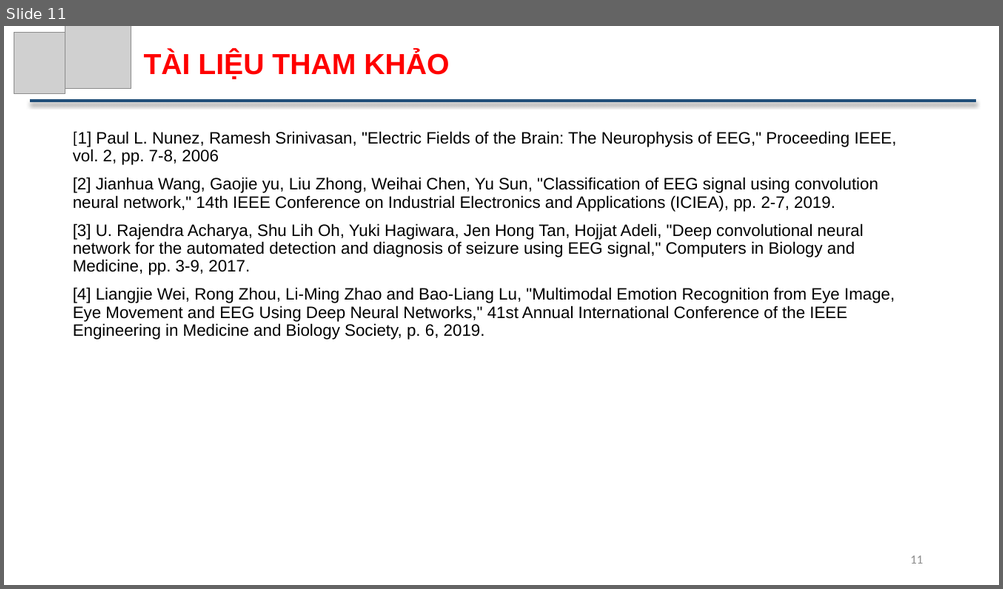
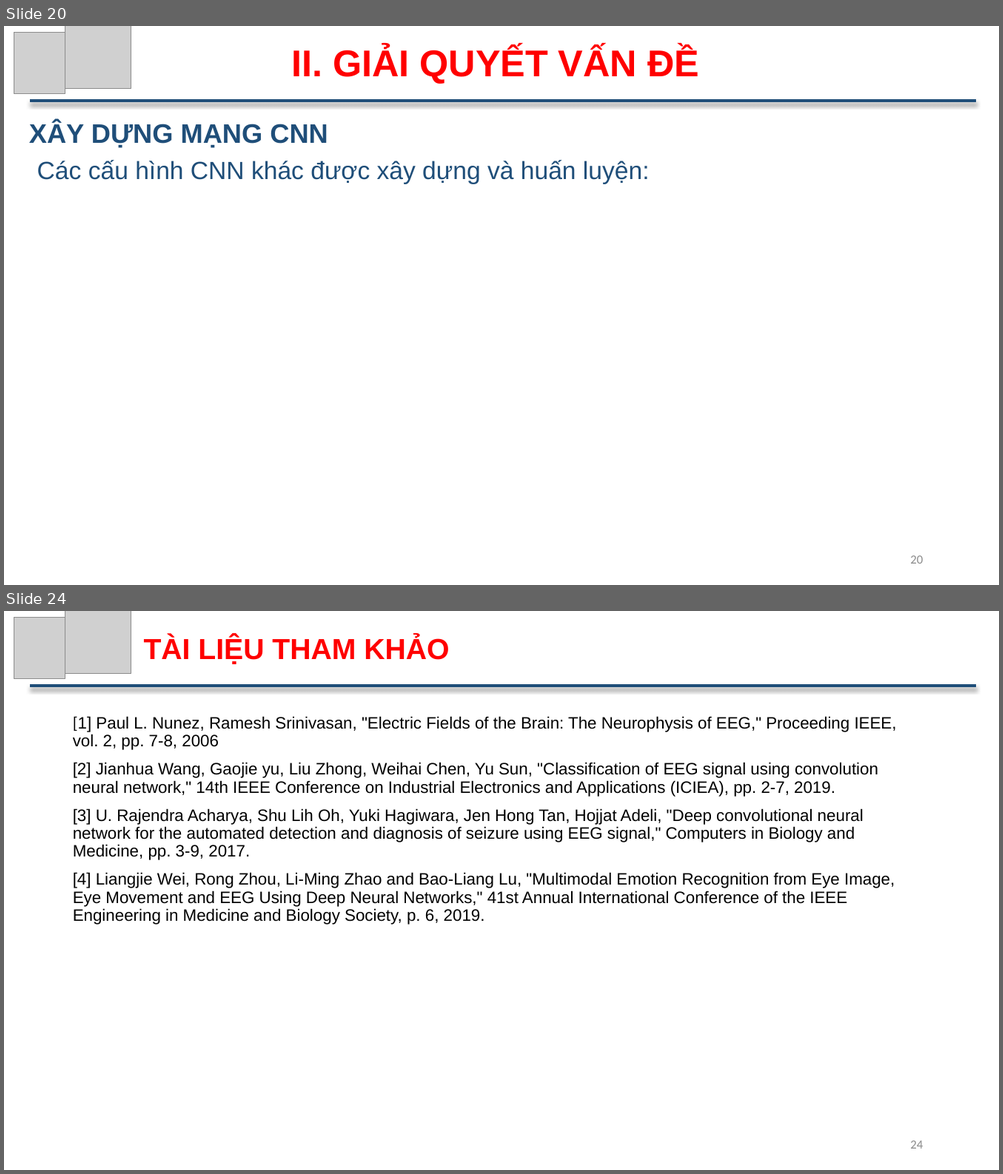
Before and after one commit to ThuTrongNguyen/Thesis, a slide deck: SlideBaoCao.pptx. Shown one above the other, each under a label of ours: slide 11 before the commit, slides 20 and 24 after it; the slides between them are not shown. The pictures are 1003x589 and 1003x1174 pixels, drawn with LibreOffice and Linux fonts; fonts in the diff are those of the drawing; grey boxes stand for pictures. Boxes give left, top, right and bottom in pixels: in the first picture for what was removed or moved away, otherwise in the second. Text is boxed around its words. In the diff, an @@ line names an element or a change of style, - is before the commit and + after.

```diff
--- a/SlideBaoCao.pptx
+++ b/SlideBaoCao.pptx
@@ slide 20 added at [4, 26, 999, 585], background #FFFFFF @@
@@ picture added at [14, 33, 65, 94] @@
@@ picture added at [65, 26, 131, 89] @@
@@ text added at [291, 47, 699, 84], 36 pt, text #FF0000, bold @@
+II. GIẢI QUYẾT VẤN ĐỀ
@@ line added from (30, 101) to (976, 101), #1F4E79 3 pt @@
@@ text added at [29, 122, 328, 148], 25.9 pt, text #1F4E79, bold @@
+XÂY DỰNG MẠNG CNN
@@ text added at [37, 160, 649, 184], 24 pt, text #1F4E79 @@
+Các cấu hình CNN khác được xây dựng và huấn luyện:
@@ page number added at [910, 556, 922, 564], 12 pt, text #8C8C8C @@
+20
@@ what was slide 11 is now slide 24 @@
@@ page number at [910, 1141, 922, 1149]: text changed @@
-11
+24
```
Also in this commit, not shown: 5 slides changed, 14 other slides added, 2 slides removed, 6 other files.
